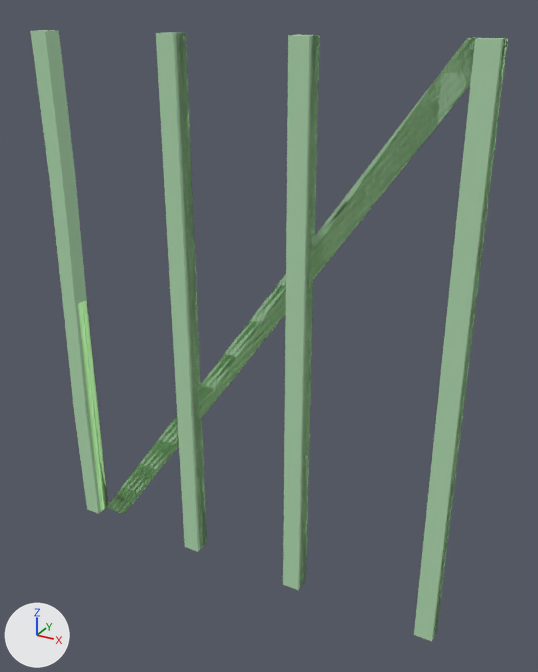
What one commit did to the Blender file src/props_farm/wood_framing001b.blend.
Camera for both pictures: a camera (50 mm lens) standing at (151.0, -252.0, 248.0) and looking at (11.0, 3.0, 121.0). The axes (+X, +Y, +Z) are drawn at lower left. The lights are the same throughout.

Names of what the first picture shows: 'wood_framing001b_physics', 'wood_framing001b_reference'.
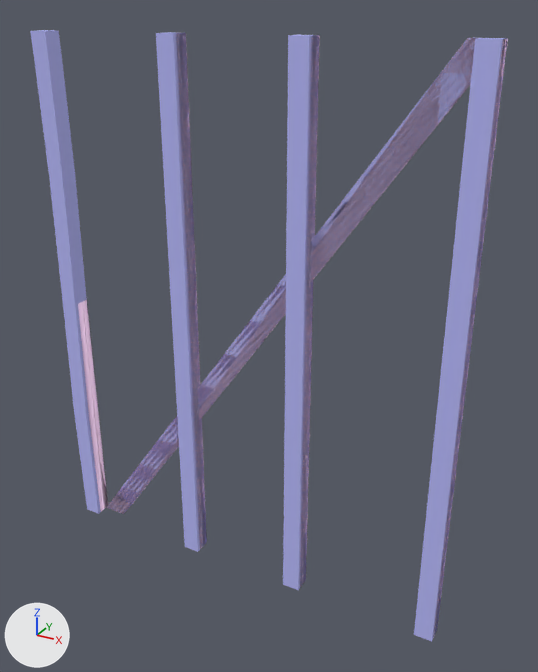
What differs and where, as boxes (x1, y1, x2, y2) in the pictures (538 x 672 px):
'wood_framing001b_reference', recoloured (green to blue)
    both: (30, 30, 508, 642)
'wood_framing001b_physics', recoloured
    both: (54, 30, 508, 638)

What changed in the scene script:
```text
Change mat_wood_beam01:
    mat_wood_beam01.base_color: (0.452, 0.716, 0.449) -> (0.491, 0.499, 0.966)  # green #b3dcb3 -> blue #babbfb
Change mat_phy:
    mat_phy.base_color: (0.494, 0.936, 0.401) -> (0.991, 0.698, 0.974)  # green #bbf8aa -> white #fedafc
```
